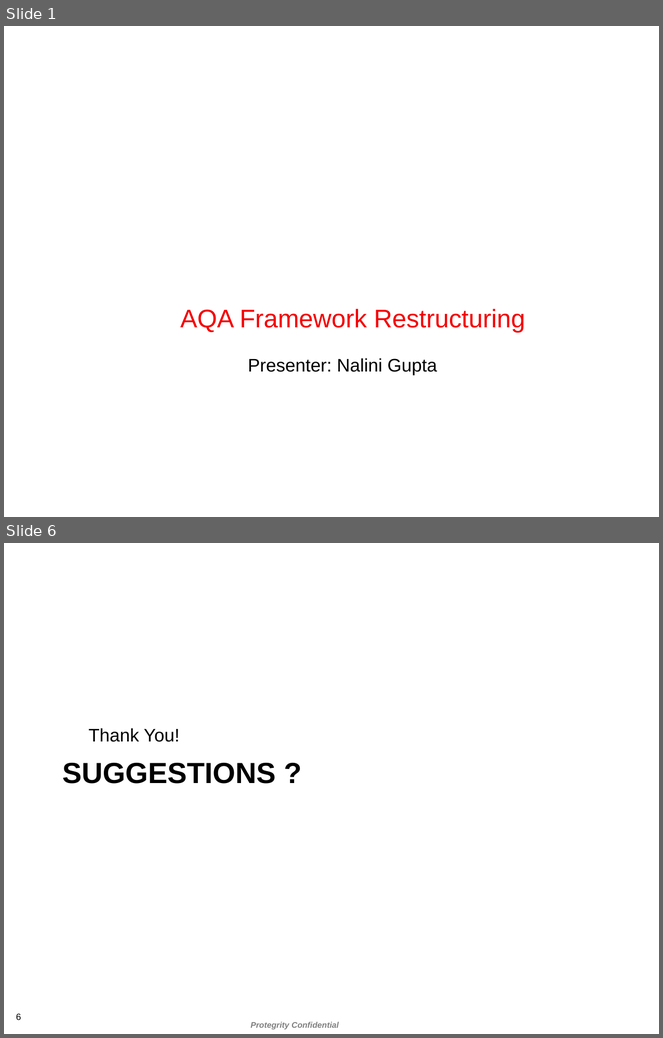
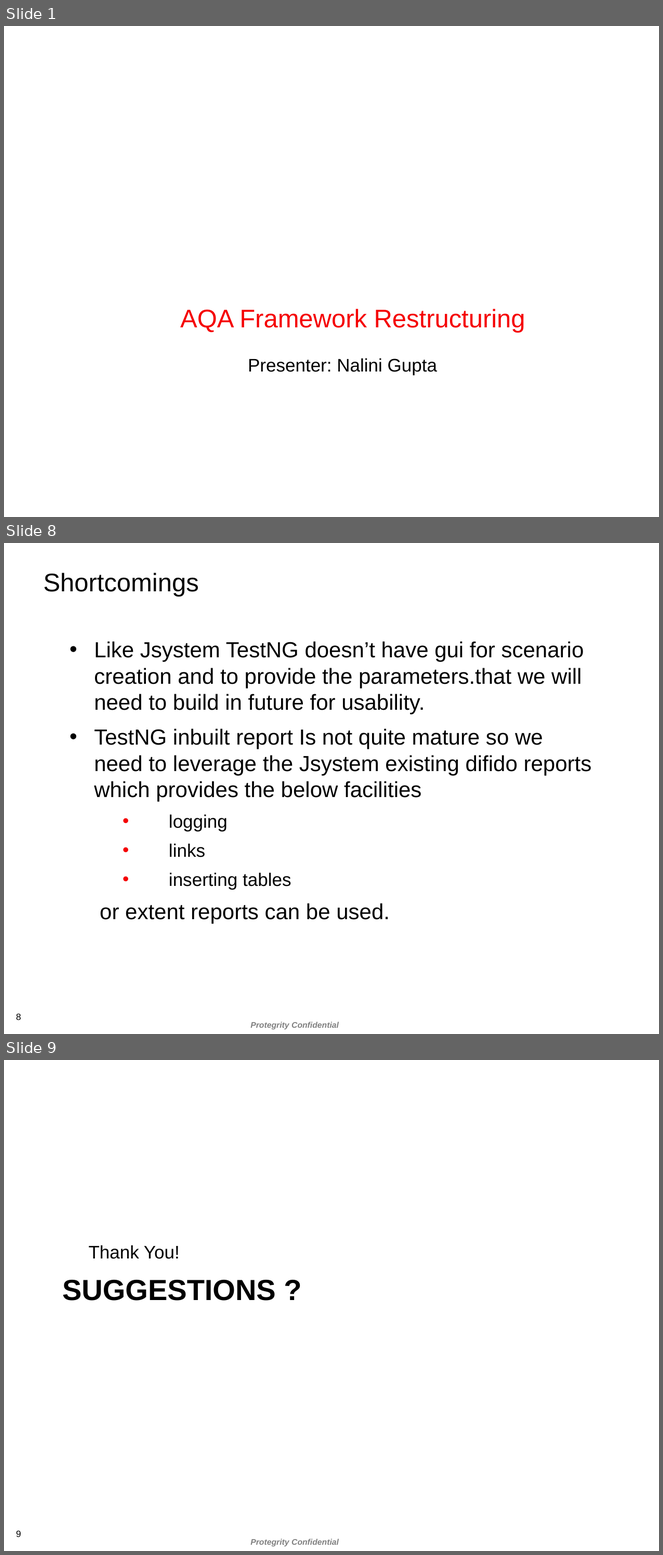
Before and after one commit to nalinigupta04/AQA, a slide deck: AQAFrameworkRestructure.pptx. Shown one above the other, each under a label of ours: slides 1 and 6 before the commit, slides 1, 8 and 9 after it; the slides between them are not shown. The pictures are 663x1038 and 663x1555 pixels, drawn with LibreOffice and Linux fonts; fonts in the diff are those of the drawing; background and template pictures are left out. Boxes give left, top, right and bottom in pixels: in the first picture for what was removed or moved away, otherwise in the second. Text is boxed around its words. In the diff, an @@ line names an element or a change of style, - is before the commit and + after.

```diff
--- a/AQAFrameworkRestructure.pptx
+++ b/AQAFrameworkRestructure.pptx
@@ slide 8 added at <box>4,543,659,1034</box>, background #FFFFFF; not listed: 1 template element that a slide beside it also shows @@
@@ title added at <box>44,573,199,597</box>, 28 pt, text #000000 @@
+Shortcomings
@@ text added at <box>94,641,592,924</box>, 24 pt, text #000000 @@
+• Like Jsystem TestNG doesn’t have gui for scenario creation and to provide the parameters.that we will need to build in future for usability.
+• TestNG inbuilt report Is not quite mature so we need to leverage the Jsystem existing difido reports which provides the below facilities
+  • logging
+  • links
+  • inserting tables
+or extent reports can be used.
@@ page number added at <box>16,1014,21,1020</box>, 10 pt, text #000000 @@
+8
@@ what was slide 6 is now slide 9 @@
@@ page number at <box>16,1531,21,1537</box>: text changed @@
-6
+9
```
Also in this commit, not shown: 4 slides changed, 2 other slides added.
